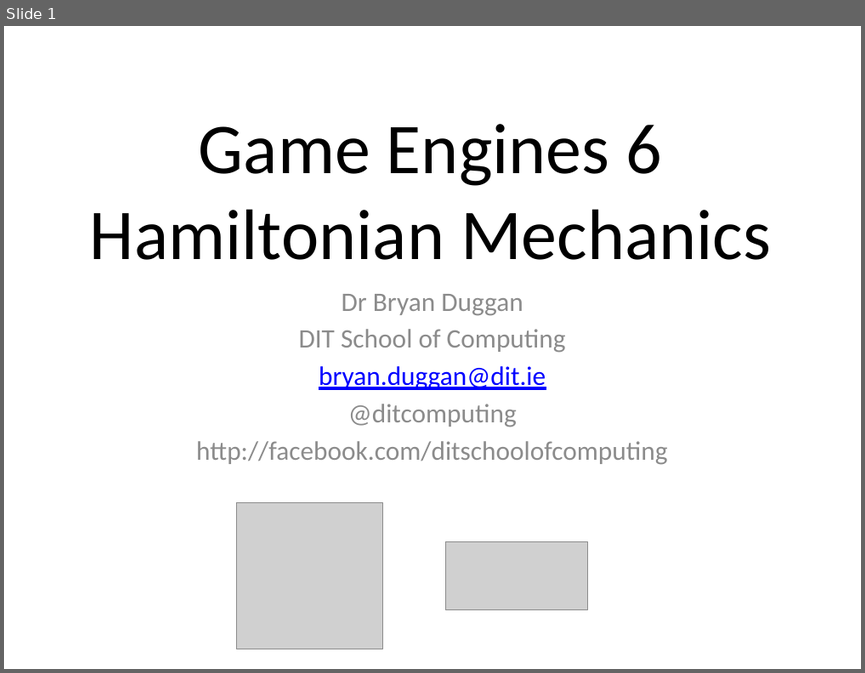
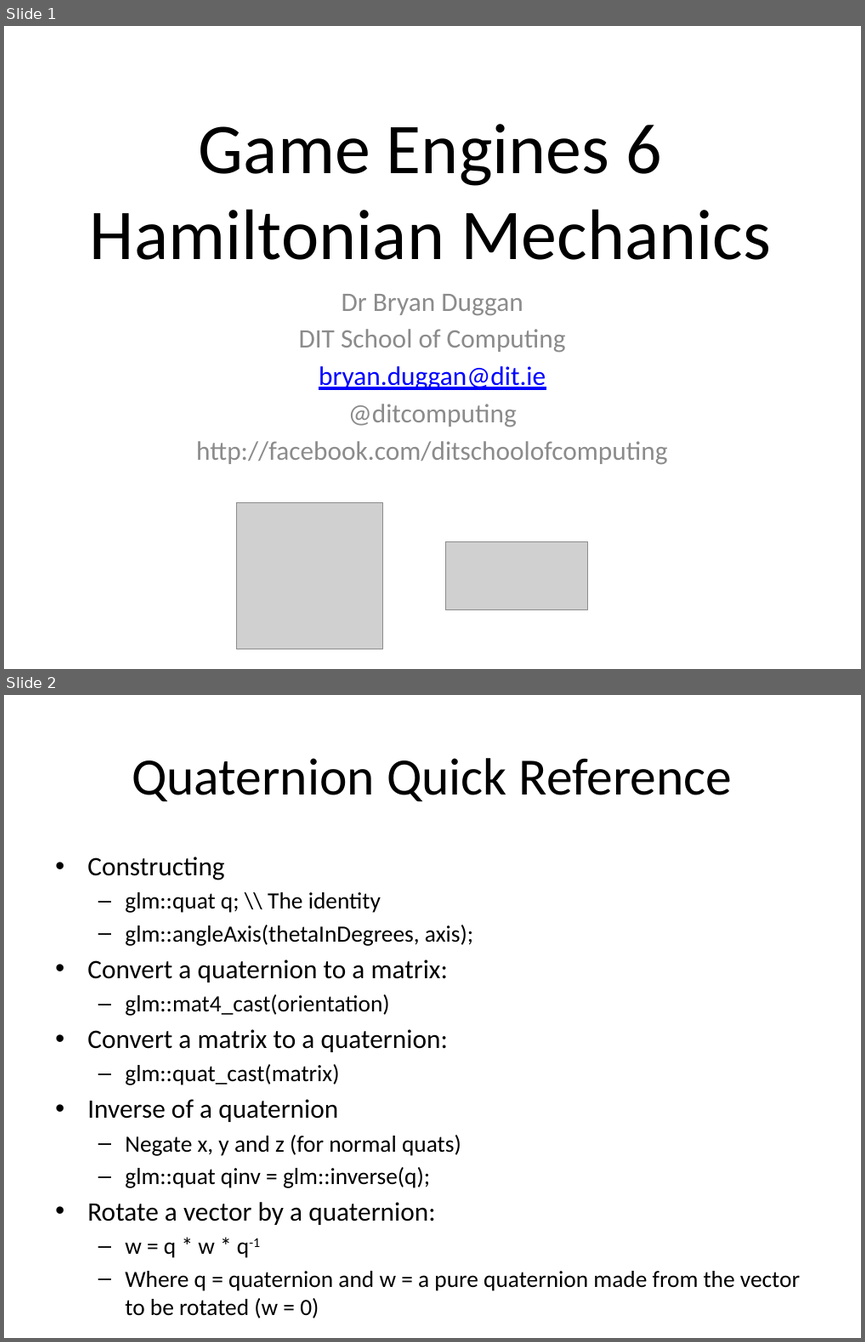
Before and after one commit to skooter500/BGE-V1, a slide deck: Lectures/Game Engines 7.pptx. Shown one above the other, each under a label of ours: slide 1 before the commit, slides 1 and 2 after it. The pictures are 865x673 and 865x1342 pixels, drawn with LibreOffice and Linux fonts; fonts in the diff are those of the drawing; grey boxes stand for pictures; background and template pictures are left out. Boxes give left, top, right and bottom in pixels: in the first picture for what was removed or moved away, otherwise in the second. Text is boxed around its words. In the diff, an @@ line names an element or a change of style, - is before the commit and + after.

```diff
--- a/Lectures/Game Engines 7.pptx
+++ b/Lectures/Game Engines 7.pptx
@@ slide 2 added at box(4, 695, 861, 1338), background #FFFFFF @@
@@ title added at box(132, 758, 732, 801), 44 pt, text #000000 @@
+Quaternion Quick Reference
@@ text added at box(87, 857, 800, 1318), 19.6 pt, text #000000 @@
+• Constructing
+  – glm::quat q; \\ The identity
+  – glm::angleAxis(thetaInDegrees, axis);
+• Convert a quaternion to a matrix:
+  – glm::mat4_cast(orientation)
+• Convert a matrix to a quaternion:
+  – glm::quat_cast(matrix)
+• Inverse of a quaternion
+  – Negate x, y and z (for normal quats)
+  – glm::quat qinv = glm::inverse(q);
+• Rotate a vector by a quaternion:
+  – w = q * w * q-1
+  – Where q = quaternion and w = a pure quaternion made from the vector to be rotated (w = 0)
```
Also in this commit, not shown: 18 other slides added, 1 other file.
